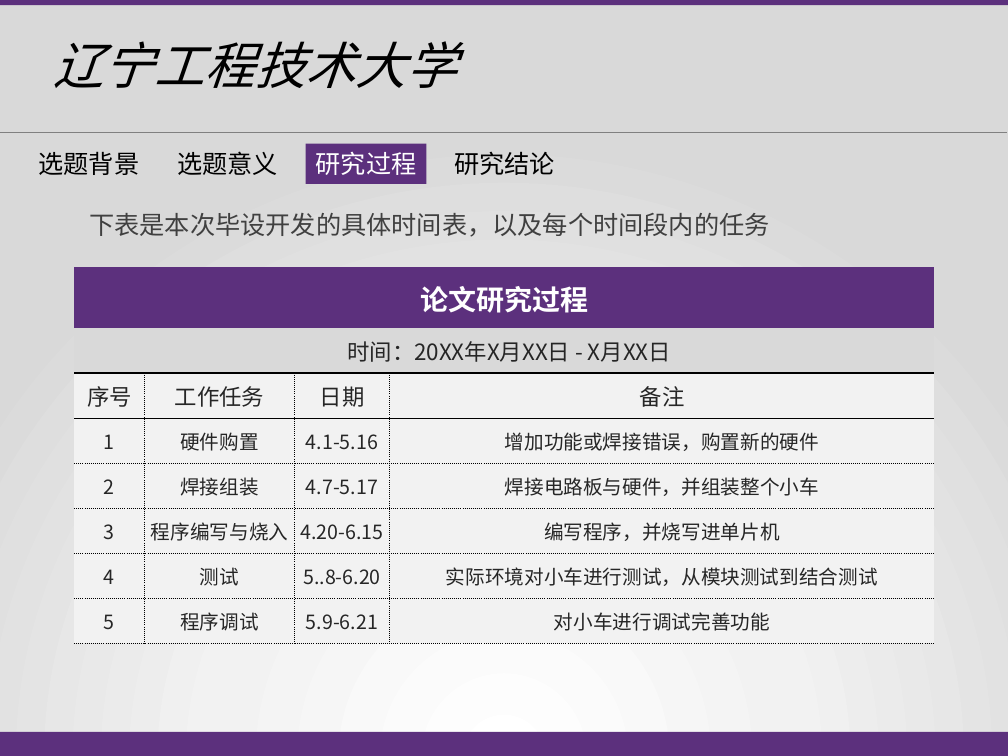
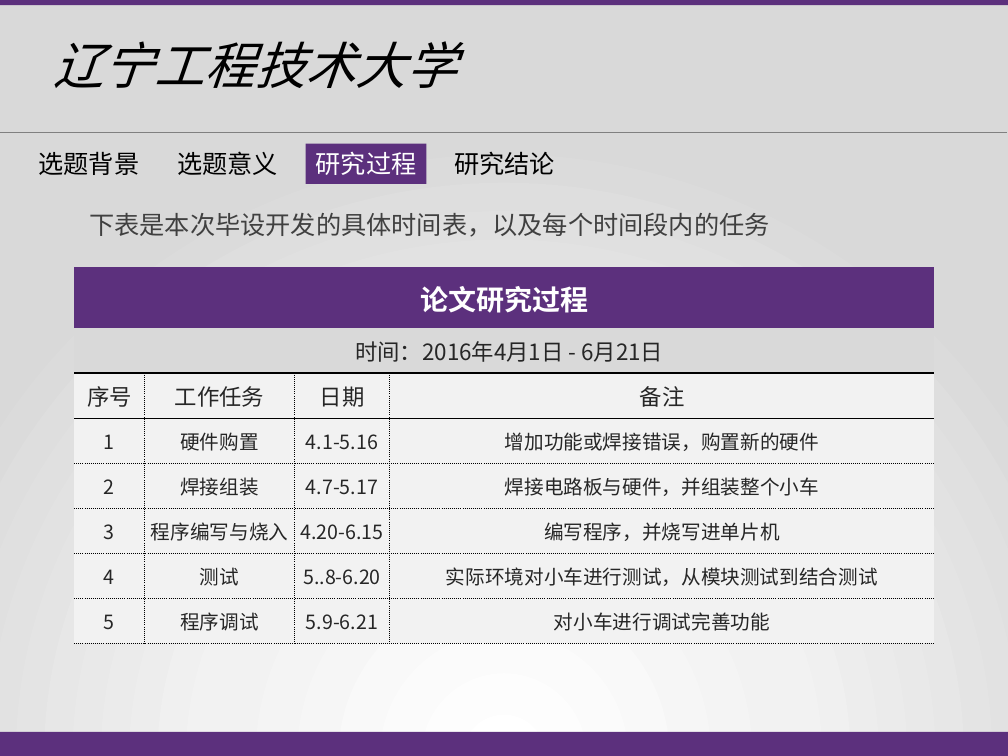
Before and after one commit to ziyinuo/Document, a slide deck: slide 8 of 1220030122徐梓译.pptx. Drawn at 1008x756 pixels with LibreOffice and Linux fonts; fonts in the diff are those of the drawing. Boxes give left, top, right and bottom in pixels: in the first picture for what was removed or moved away, otherwise in the second. Text is boxed around its words. In the diff, an @@ line names an element or a change of style, - is before the commit and + after.

```diff
--- a/1220030122徐梓译.pptx
+++ b/1220030122徐梓译.pptx
@@ table at [74, 267, 933, 643] @@
-row 2, column 1: 时间：20XX年X月XX日 - X月XX日
+row 2, column 1: 时间：2016年4月1日 - 6月21日
```
Also in this commit, not shown: 1 other slide changed, 1 slide added, 1 other file.
